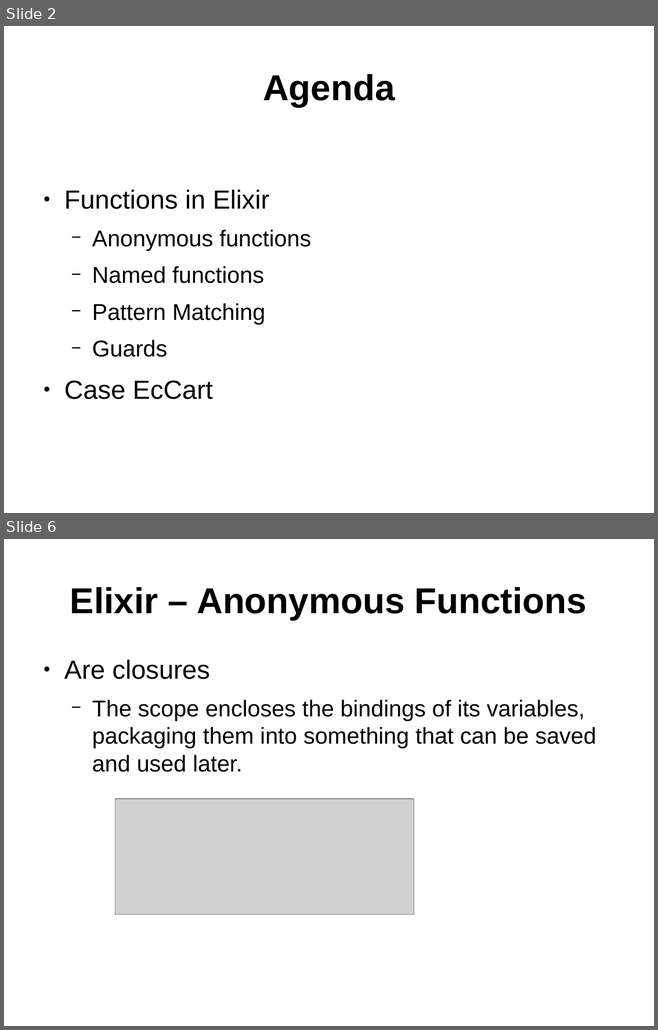
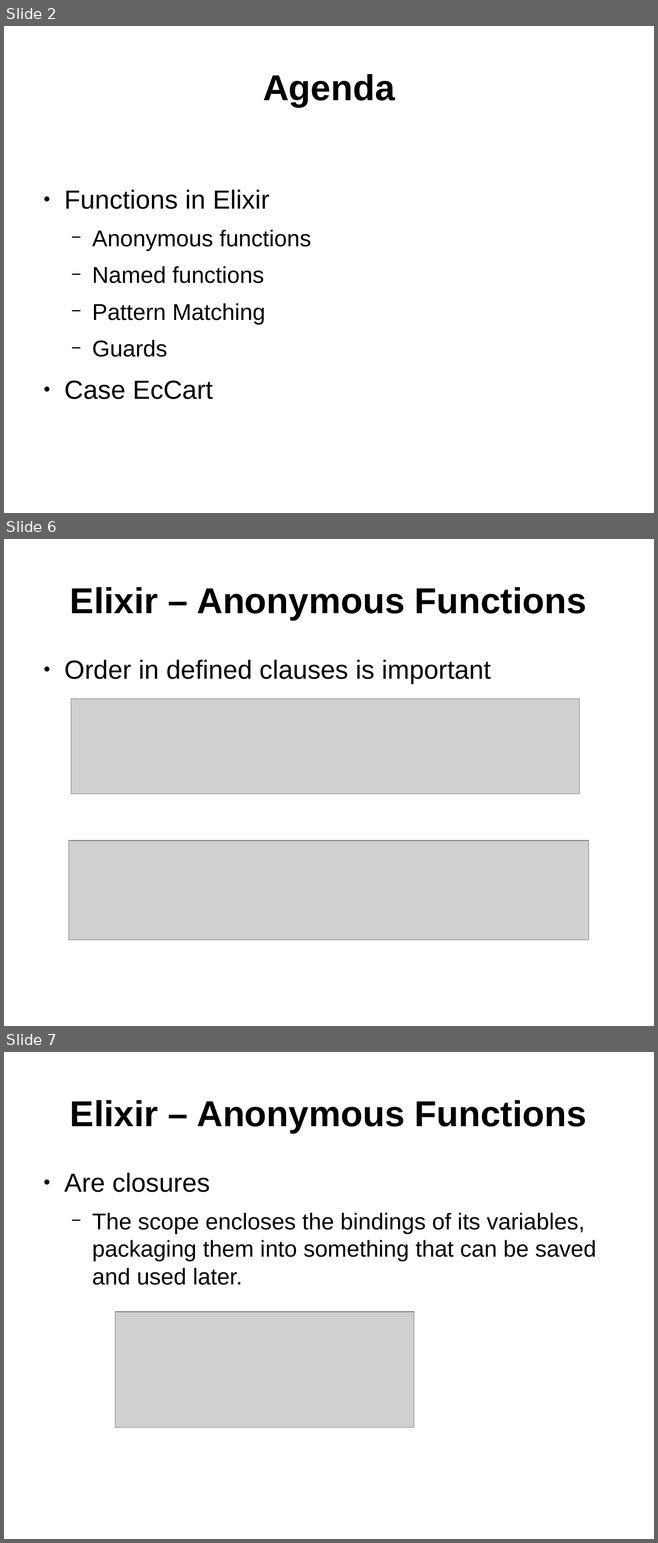
Before and after one commit to ramortegui/talks, a slide deck: elixir-basics-2.odp. Shown one above the other, each under a label of ours: slides 2 and 6 before the commit, slides 2, 6 and 7 after it; the slides between them are not shown. The pictures are 658x1030 and 658x1543 pixels, drawn with LibreOffice and Linux fonts; fonts in the diff are those of the drawing; grey boxes stand for pictures. Boxes give left, top, right and bottom in pixels: in the first picture for what was removed or moved away, otherwise in the second. Text is boxed around its words. In the diff, an @@ line names an element or a change of style, - is before the commit and + after.

```diff
--- a/elixir-basics-2.odp
+++ b/elixir-basics-2.odp
@@ slide 6 added at [4,539,654,1026], background #FFFFFF @@
@@ title added at [70,587,586,620], 44 pt, text #000000, bold @@
+Elixir – Anonymous Functions
@@ text added at [64,660,491,684], 32 pt, text #000000 @@
+● Order in defined clauses is important
@@ picture added at [71,699,579,794] @@
@@ picture added at [69,841,589,940] @@
@@ what was slide 6 is now slide 7 @@
```
Also in this commit, not shown: 8 slides changed.
